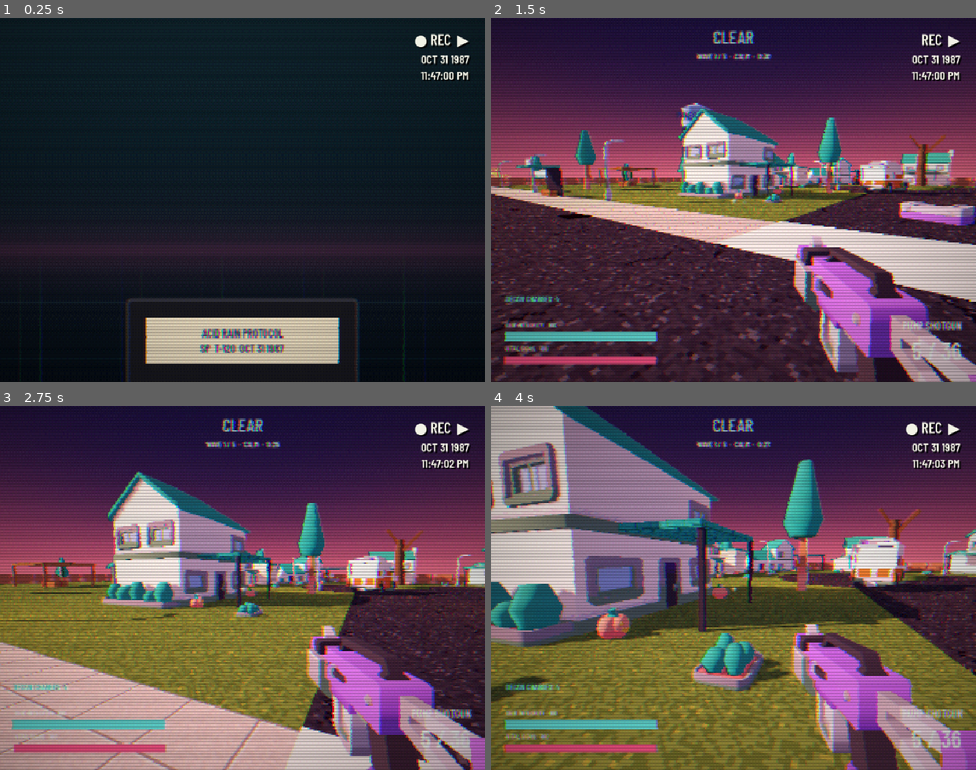
Above: before the commit, frames 1-4 (two rows, left to right).
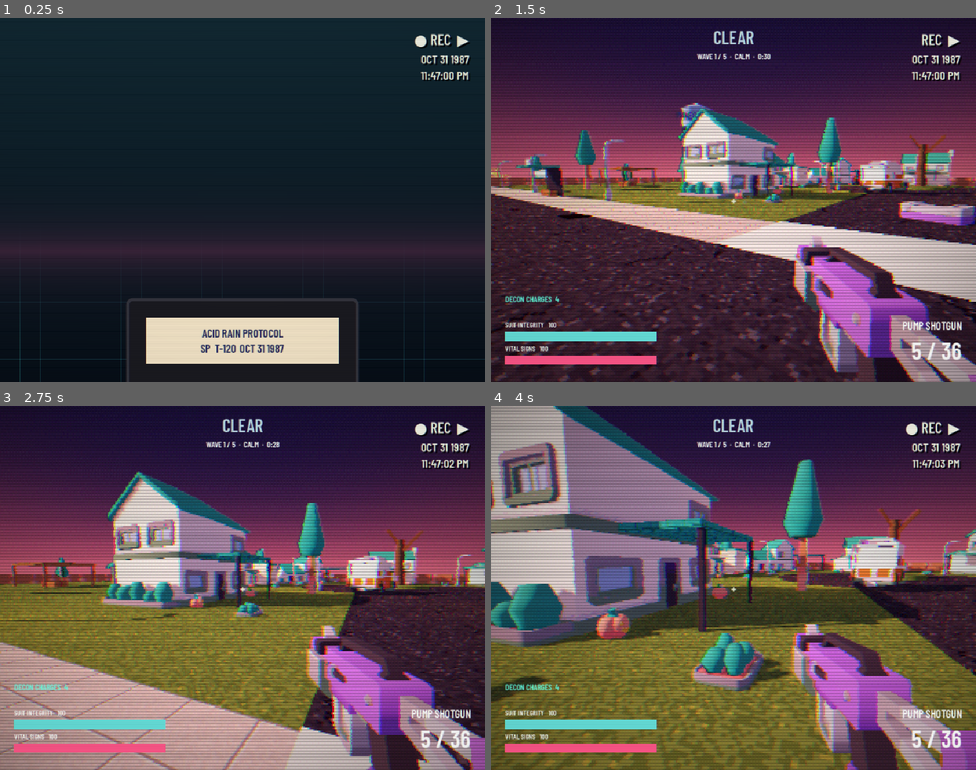
Above: after the commit, the same moments.

Repository: SamuelGrady/fallout-forecast
Game: Godot game, scene res://ui/title.tscn
Same seed, same stepped clock (60 frames per second), same inputs: the game is played once before the commit and once after it. Sound files missing from this copy of the repository are replaced by a short silence.
Inputs (mouse positions are in pixels of both pictures, inside the frame that each line leads up to):
- Up to frame 1 (0.25 s): no input
- Up to frame 2 (1.5 s): tap Enter at 0.5 s; move the mouse to (840, 181) at 0.52 s; hold D (move_right) 0.53-1.28 s; hold Ctrl (crouch) 0.53-1.28 s; click (840, 181) at 0.67 s; tap Space (jump) at 0.77 s; move the mouse to (709, 200) at 1.27 s; hold W (move_forward) from 1.28 s (still down); click (709, 200) at 1.35 s
- Up to frame 3 (2.75 s): keep holding W (move_forward); tap Space (jump) at 1.52 s; move the mouse to (252, 580) at 2.02 s; hold E (interact) from 2.03 s (still down)
- Up to frame 4 (4 s): keep holding W (move_forward); move the mouse to (728, 595) at 2.77 s; release E (interact) at 2.78 s; tap Shift (sprint) at 2.85 s; tap Space (jump) at 3.02, 3.77 s; move the mouse to (767, 591) at 3.52 s; tap T (use_item) at 3.6 s

The runs differ from the first frame. In frame 1, 4.0% of the frame differs, in the area x 0-100%, y 4-100%; in frame 2, 3.7%; in frame 3, 3.4%; in frame 4, 3.6%.

Commit message:
Keep VHS interface text readable and composite recording display

Diff:
--- a/retro/retro_screen.gd
+++ b/retro/retro_screen.gd
@@ -14,6 +14,8 @@
 const START_SECONDS := 23 * 3600 + 47 * 60  # 11:47 PM
 
 @export var enabled := true
+@export var interface_only := false
+var _interface_layer: CanvasLayer
 @export var vertex_snap := 120.0
 @export var lightning_glitch := 1.0
 @export var downed_glitch := 0.45
@@ -29,7 +31,27 @@
 
 
 func _ready() -> void:
+	screen.material = screen.material.duplicate()
+	(screen.material as ShaderMaterial).set_shader_parameter("interface_pass", false)
 	enabled = Settings.retro_enabled
+	var recording_layer := CanvasLayer.new()
+	recording_layer.layer = 4
+	add_child(recording_layer)
+	$VHS.reparent(recording_layer, false)
+	if interface_only:
+		layer = 5
+		(screen.material as ShaderMaterial).set_shader_parameter("interface_pass", true)
+	else:
+		_interface_layer = CanvasLayer.new()
+		_interface_layer.layer = 5
+		add_child(_interface_layer)
+		var overlay := ColorRect.new()
+		overlay.set_anchors_and_offsets_preset(Control.PRESET_FULL_RECT)
+		overlay.mouse_filter = Control.MOUSE_FILTER_IGNORE
+		overlay.material = screen.material.duplicate()
+		(overlay.material as ShaderMaterial).set_shader_parameter("interface_pass", true)
+		_interface_layer.add_child(overlay)
+
 	WeatherManager.lightning_struck.connect(func(_p, _s): _glitch = maxf(_glitch, lightning_glitch))
 	get_tree().node_added.connect(_on_node_added)
 	_convert_tree.call_deferred(get_tree().root)
@@ -70,6 +92,8 @@
 
 func _apply_enabled() -> void:
 	screen.visible = enabled
+	if _interface_layer:
+		_interface_layer.visible = enabled
 	rec.visible = enabled
 	stamp.visible = enabled
 	for m in _ps1_materials:
--- a/retro/retro_screen.gdshader
+++ b/retro/retro_screen.gdshader
@@ -5,6 +5,7 @@
 
 uniform sampler2D screen_texture : hint_screen_texture, filter_nearest;
 // Virtual vertical resolution (PS1 era: 240 lines). Width follows the aspect.
+uniform bool interface_pass = false;
 uniform float lines = 240.0;
 // Colour levels per channel after dithering (32 = 15-bit colour).
 uniform float levels = 32.0;
@@ -28,39 +29,40 @@
 
 void fragment() {
 	vec2 size = 1.0 / SCREEN_PIXEL_SIZE;
-	vec2 res = vec2(floor(lines * size.x / size.y), lines);
+	vec2 res = interface_pass ? size : vec2(floor(lines * size.x / size.y), lines);
 	vec2 uv = SCREEN_UV;
 	float t = TIME + time_offset;
+	float distortion = interface_pass ? 0.0 : 1.0;
 
 	// VHS tracking: rows slide sideways in bands, a rolling noise bar.
 	float row = floor(uv.y * res.y);
 	float band = step(1.0 - glitch * 0.35, hash(floor(uv.y * 18.0) + floor(t * 12.0)));
 	float wobble = sin(uv.y * 40.0 + t * 30.0) * 0.004 * glitch;
-	uv.x += band * (hash(row + floor(t * 20.0)) - 0.5) * 0.06 * glitch + wobble;
-	uv.x += (hash(row * 0.37 + floor(t * 60.0)) - 0.5) * 0.0015;  // constant tape jitter
+	uv.x += distortion * band * (hash(row + floor(t * 20.0)) - 0.5) * 0.06 * glitch + wobble * distortion;
+	uv.x += (hash(row * 0.37 + floor(t * 60.0)) - 0.5) * 0.0015 * distortion;  // constant tape jitter
 
 	// Pixelate to the virtual resolution.
 	vec2 cell = floor(uv * res);
 	vec2 puv = (cell + 0.5) / res;
-	vec2 px = vec2(bleed_pixels / res.x, 0.0);
+	vec2 px = vec2((interface_pass ? 0.2 : bleed_pixels) / res.x, 0.0);
 	vec3 col;
 	col.r = texture(screen_texture, puv + px).r;
 	col.g = texture(screen_texture, puv).g;
 	col.b = texture(screen_texture, puv - px).b;
 
 	// Ordered dither, then quantize.
-	col += bayer4(cell) * dither_strength / levels;
-	col = floor(col * levels + 0.5) / levels;
+	col += bayer4(cell) * dither_strength * (interface_pass ? 0.0 : 1.0) / levels;
+	if (!interface_pass) { col = floor(col * levels + 0.5) / levels; }
 
 	// Scanlines on the virtual lines, vignette.
-	col *= 1.0 - scanline_strength * step(0.5, fract(uv.y * res.y * 0.5));
+	col *= 1.0 - (interface_pass ? 0.045 : scanline_strength) * step(0.5, fract(uv.y * res.y * 0.5));
 	vec2 v = SCREEN_UV - 0.5;
-	col *= 1.0 - vignette_strength * dot(v, v) * 2.0;
+	col *= 1.0 - (interface_pass ? 0.06 : vignette_strength) * dot(v, v) * 2.0;
 
 	// Rolling tracking bar and snow when glitching.
 	float bar = smoothstep(0.0, 0.02, abs(fract(SCREEN_UV.y + t * 0.15) - 0.5) - 0.48);
-	col = mix(col, vec3(0.9), (1.0 - bar) * 0.25 * glitch);
-	col += (hash(cell.x * 13.1 + cell.y * 71.7 + floor(t * 30.0)) - 0.5) * 0.25 * glitch;
+	col = mix(col, vec3(0.9), (1.0 - bar) * 0.25 * glitch * distortion);
+	col += (hash(cell.x * 13.1 + cell.y * 71.7 + floor(t * 30.0)) - 0.5) * 0.25 * glitch * distortion;
 
 	COLOR = vec4(col, 1.0);
 }
--- a/retro/retro_screen.tscn
+++ b/retro/retro_screen.tscn
@@ -15,7 +15,7 @@
 shader_parameter/time_offset = null
 
 [node name="RetroScreen" type="CanvasLayer" unique_id=1256642033]
-layer = 5
+layer = 0
 script = ExtResource("1_ipd3g")
 
 [node name="Screen" type="ColorRect" parent="." unique_id=1081589631]
--- a/ui/title.gd
+++ b/ui/title.gd
@@ -121,6 +121,7 @@
 	_button(_settings, "BACK", _on_back)
 	_menu.get_child(0).grab_focus()
 	var vhs := (load("res://retro/retro_screen.tscn") as PackedScene).instantiate()
+	vhs.interface_only = true
 	add_child(vhs)
 
 
Not shown, changed: docs/design-doc.md
